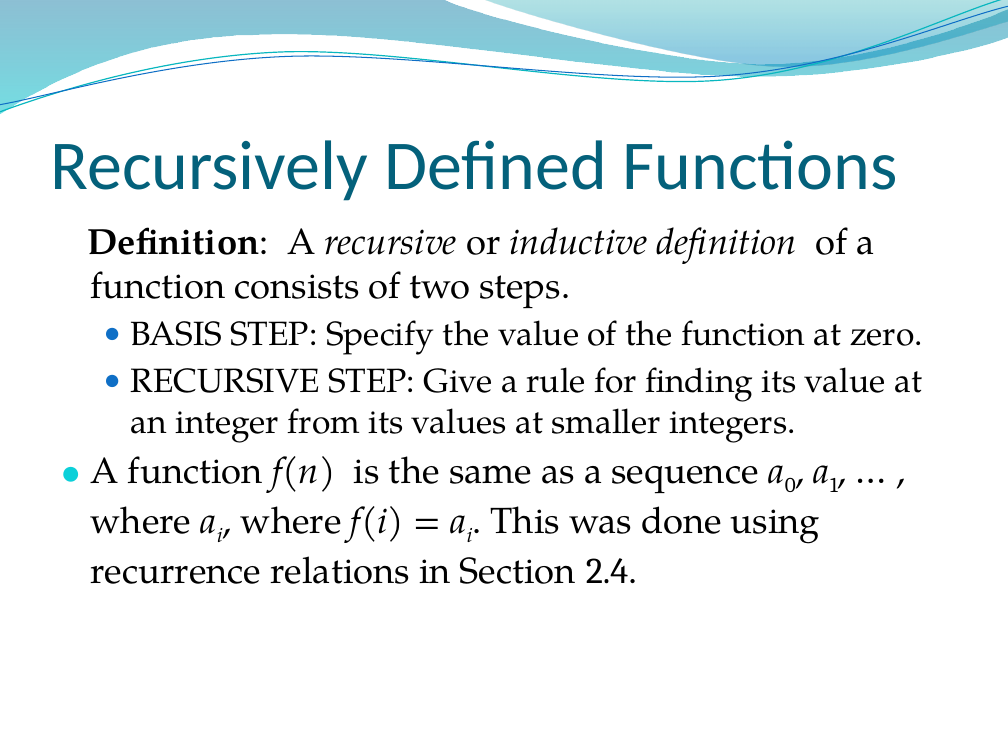
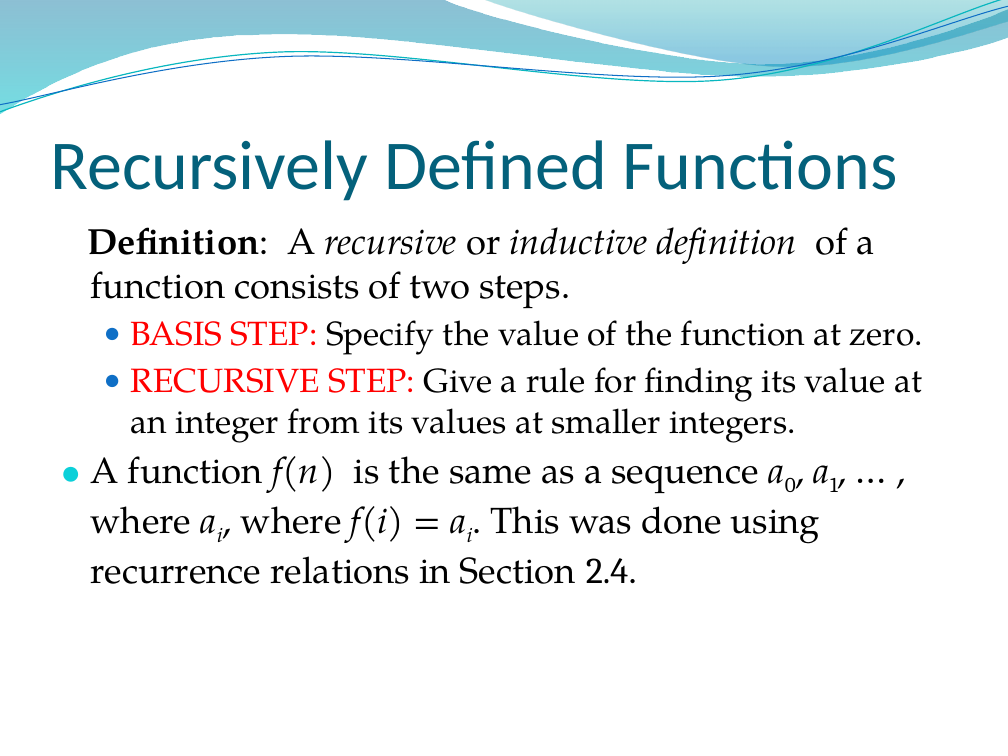
Before and after one commit to lin-chen-GA/lin-chen-GA.github.io, a slide deck: slide 24 of cs2620/slides/cs2620_notes5.pptx. Drawn at 1008x756 pixels with LibreOffice and Linux fonts; fonts in the diff are those of the drawing; background and template pictures are left out. Boxes give left, top, right and bottom in pixels: in the first picture for what was removed or moved away, otherwise in the second. Text is boxed around its words. In the diff, an @@ line names an element or a change of style, - is before the commit and + after.

```diff
--- a/cs2620/slides/cs2620_notes5.pptx
+++ b/cs2620/slides/cs2620_notes5.pptx
@@ text at [131, 320, 923, 443]: text colour #000000 to #FF0000 in "BASIS STEP:", "RECURSIVE STEP:" @@
```
Also in this commit, not shown: 1 other slide changed, 1 slide added, 4 other files.
